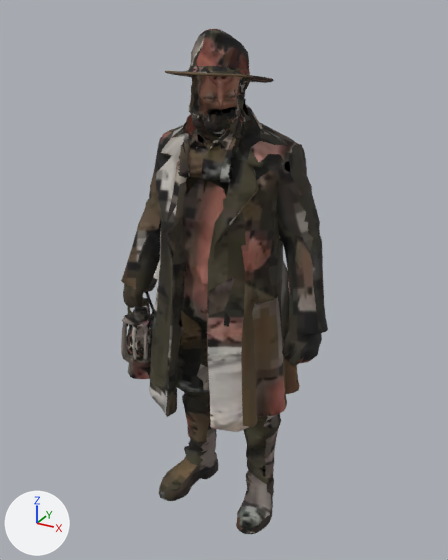
What one commit did to the glTF model public/assets/pine-hollow/npcs/faces-paint/ranger.phone.glb.
The view is the same before and after, from a camera (50 mm lens) standing at (0.934, -1.752, 1.86) and looking at (-0.051, 0.038, 0.965). The lights are fixed; the arrows at lower left show +X, +Y and +Z. The first picture is the older version. Where no turn or scale is listed for an object, it has been applied to the vertices. Vertices at exactly the same position are counted once.

Before the edit, the objects in view are built like this:
```python
me_ranger_phone_raw = bpy.data.meshes.new('ranger.phone.raw')
me_ranger_phone_raw.from_pydata(...)  # 5418 vertices, 10661 faces; spans x -0.42..0.42, y -0.23..0.23, z -0.9..0.9
me_ranger_phone_raw.materials.append(mat_atlas)
ob_ranger_phone_raw = bpy.data.objects.new('ranger.phone.raw', me_ranger_phone_raw)
ob_ranger_phone_raw.location = (-0.056, 0.006, 0.901)
```
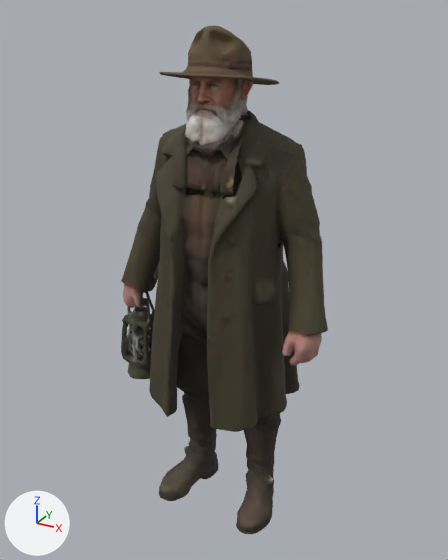
Where the newer file only moved an object's origin or applied its transform, the numbers keep the older frame.

Diff of the bpy script that builds the scene:
```diff
--- a/public/assets/pine-hollow/npcs/faces-paint/ranger.phone.glb.py
+++ b/public/assets/pine-hollow/npcs/faces-paint/ranger.phone.glb.py
@@ me_ranger_phone_raw @@
 # used by ob_ranger_phone_raw; location = (-0.056, 0.006, 0.901)
-me_ranger_phone_raw.from_pydata(...)  # 5418 vertices, 10661 faces; spans x -0.42..0.42, y -0.23..0.23, z -0.9..0.9
+me_ranger_phone_raw.from_pydata(...)  # 5364 vertices, 10605 faces; spans x -0.42..0.42, y -0.23..0.23, z -0.9..0.91
+# me_ranger_phone_raw part 1: 271 vertices moved from x -0.13..0.24, y -0.15..0.11, z 0.36..0.9 to x -0.16..0.24, y -0.15..0.11, z 0.36..0.91; 1020 vertices removed from x -0.15..0.19, y -0.18..0.14, z 0.36..0.9; 966 vertices added at x -0.16..0.2, y -0.2..0.16, z 0.35..0.91
+# me_ranger_phone_raw part 2: 8113 kept faces spanning x -0.42..0.42, y -0.23..0.23, z -0.9..0.91 get new texture (UV) coordinates
+# other edits to the shape of me_ranger_phone_raw do not show in these pictures
 me_ranger_phone_raw.materials.append(mat_atlas)
```

Boxes [x1, y1, x2, y2] around the edits, measured in the pictures (448 x 560 px; the box of a moved part takes in the faces that stretch with it):
'ranger.phone.raw', reshaped
    before: [121, 29, 328, 534]
    after: [121, 25, 328, 534]
part 1 of me_ranger_phone_raw, moved or reshaped
    before: [158, 29, 274, 217]
    after: [158, 25, 279, 217]
part 2 of me_ranger_phone_raw, surface changed
    both: [121, 30, 328, 534]
